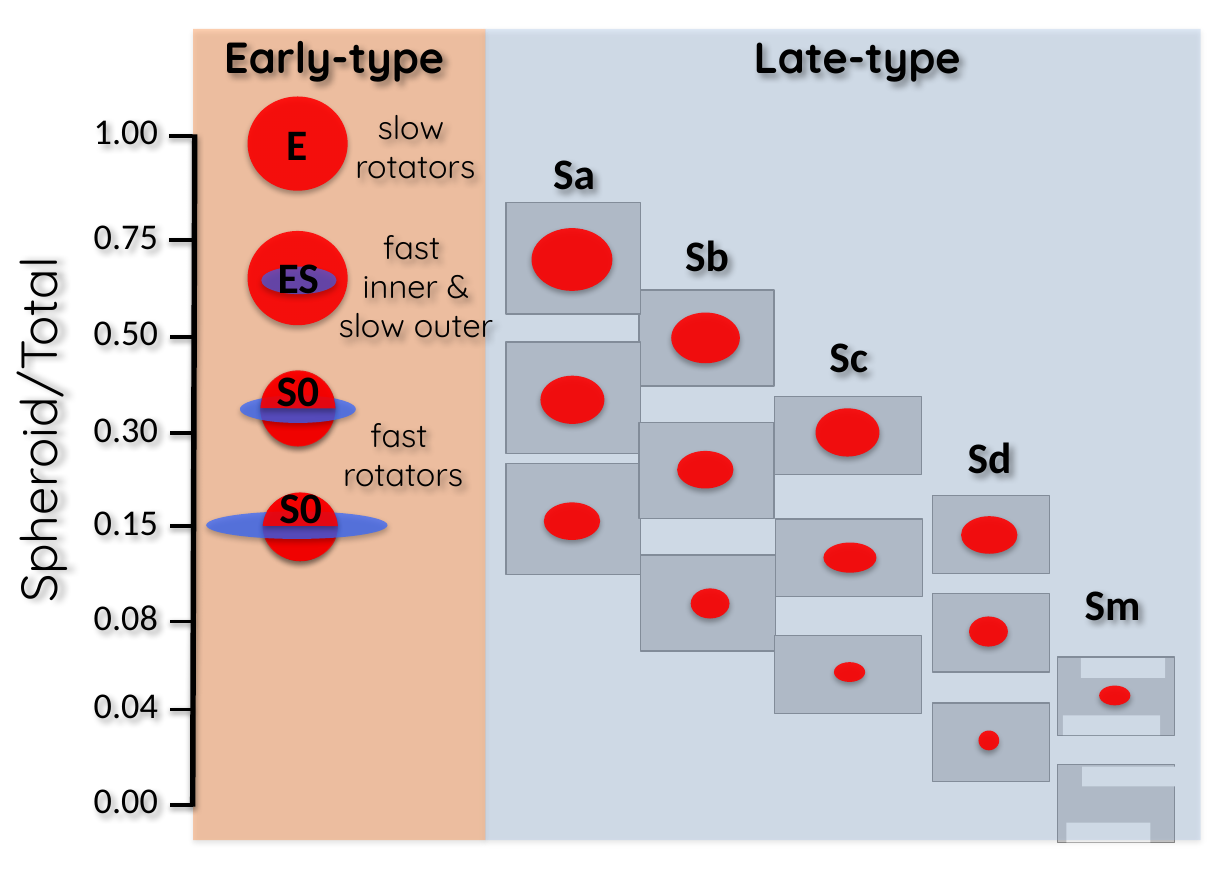
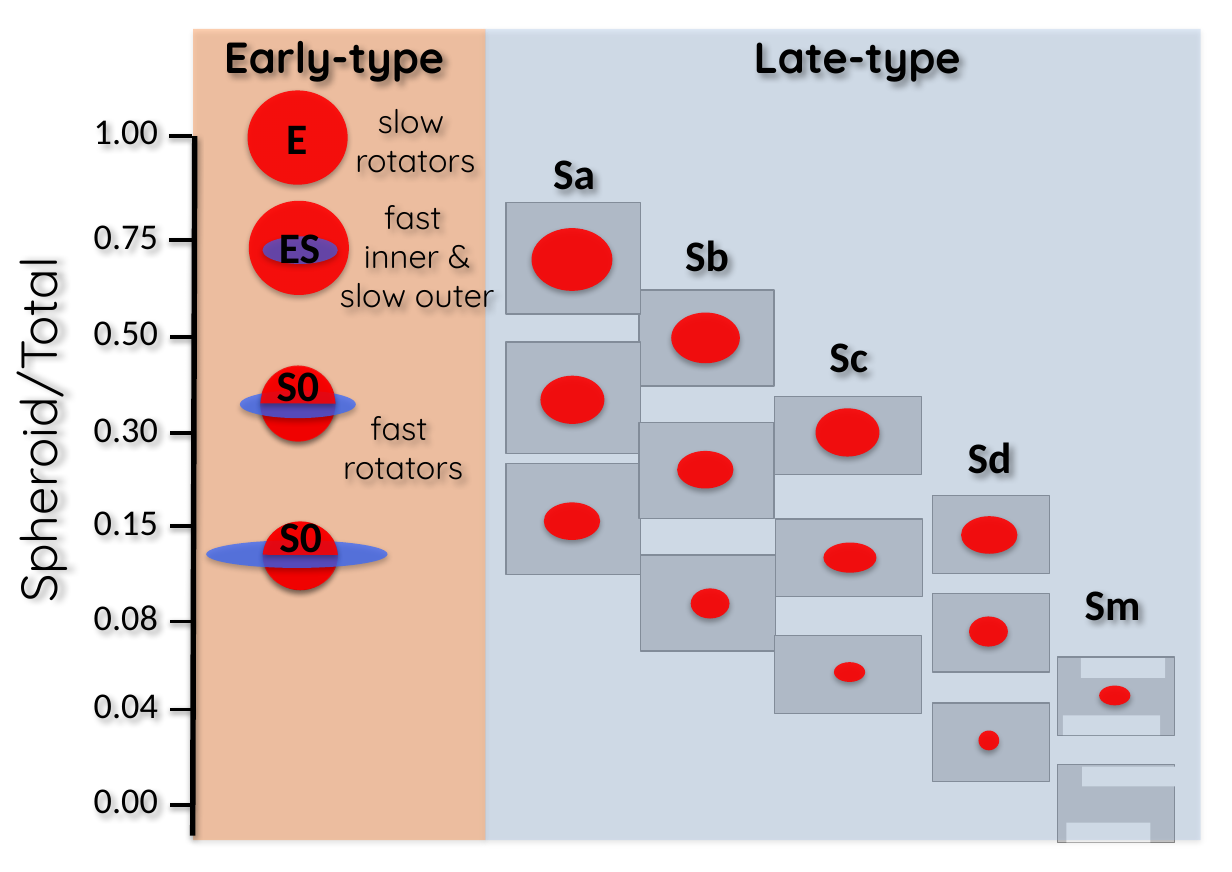
Before and after one commit to kryptonite0/galaxy_vivisection, a slide deck: slide 3 of papers/ellicular/images/Hubble-grid-2/Hubble-grid-2-2.pptx. Drawn at 1232x872 pixels with LibreOffice and Linux fonts; fonts in the diff are those of the drawing; grey boxes stand for pictures. Boxes give left, top, right and bottom in pixels: in the first picture for what was removed or moved away, otherwise in the second. Text is boxed around its words. In the diff, an @@ line names an element or a change of style, - is before the commit and + after.

```diff
--- a/papers/ellicular/images/Hubble-grid-2/Hubble-grid-2-2.pptx
+++ b/papers/ellicular/images/Hubble-grid-2/Hubble-grid-2-2.pptx
@@ 4 texts, 3 ellipses, 2 chord (boxed as its full ellipse)s: place and size @@
-4 texts, 3 ellipses, 2 chord (boxed as its full ellipse)s at <box>240,96,475,487</box>
+4 texts, 3 ellipses, 2 chord (boxed as its full ellipse)s at <box>240,90,475,480</box>
@@ line moved from (194, 134) - (193, 807) to (194, 136) - (193, 836) @@
@@ 2 texts, 2 ellipses: place and size @@
-2 texts, 2 ellipses at <box>248,231,493,346</box>
+2 texts, 2 ellipses at <box>249,201,494,316</box>
@@ 2 ellipses, 2 chord (boxed as its full ellipse)s, 1 text: place and size @@
-2 ellipses, 2 chord (boxed as its full ellipse)s, 1 text at <box>206,482,387,566</box>
+2 ellipses, 2 chord (boxed as its full ellipse)s, 1 text at <box>206,512,387,594</box>
```
Also in this commit, not shown: 11 other files.
